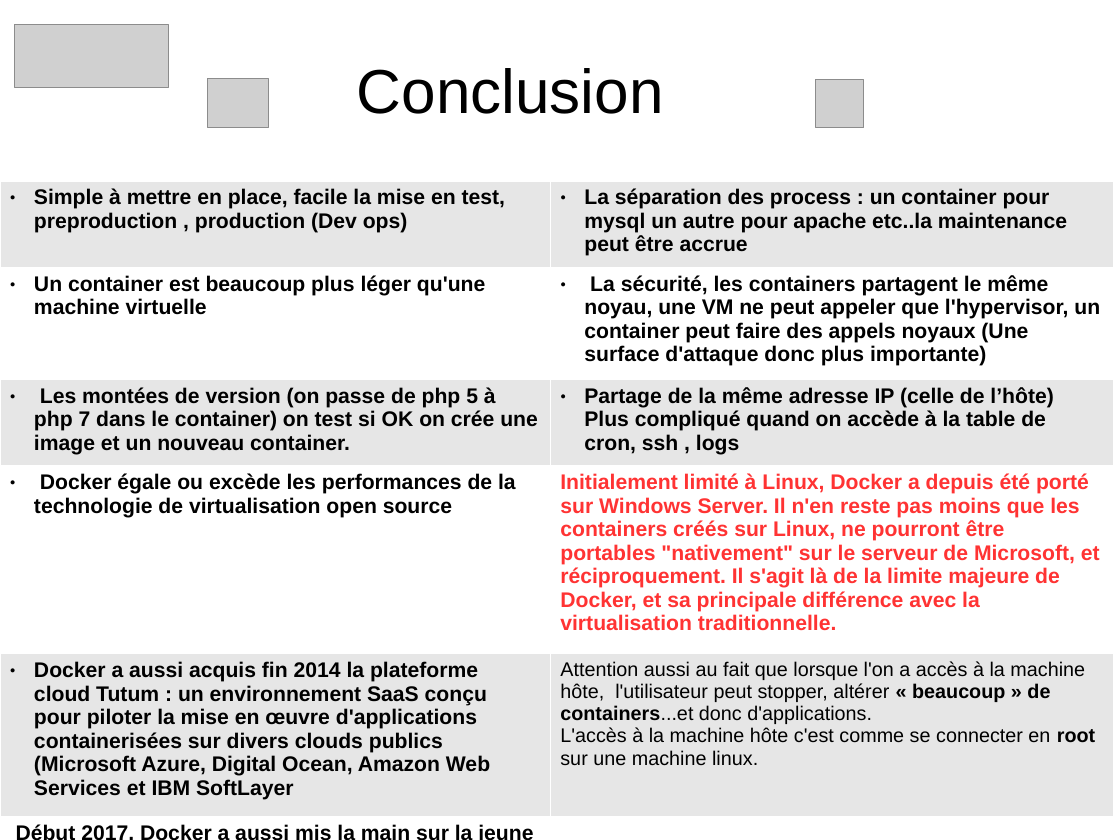
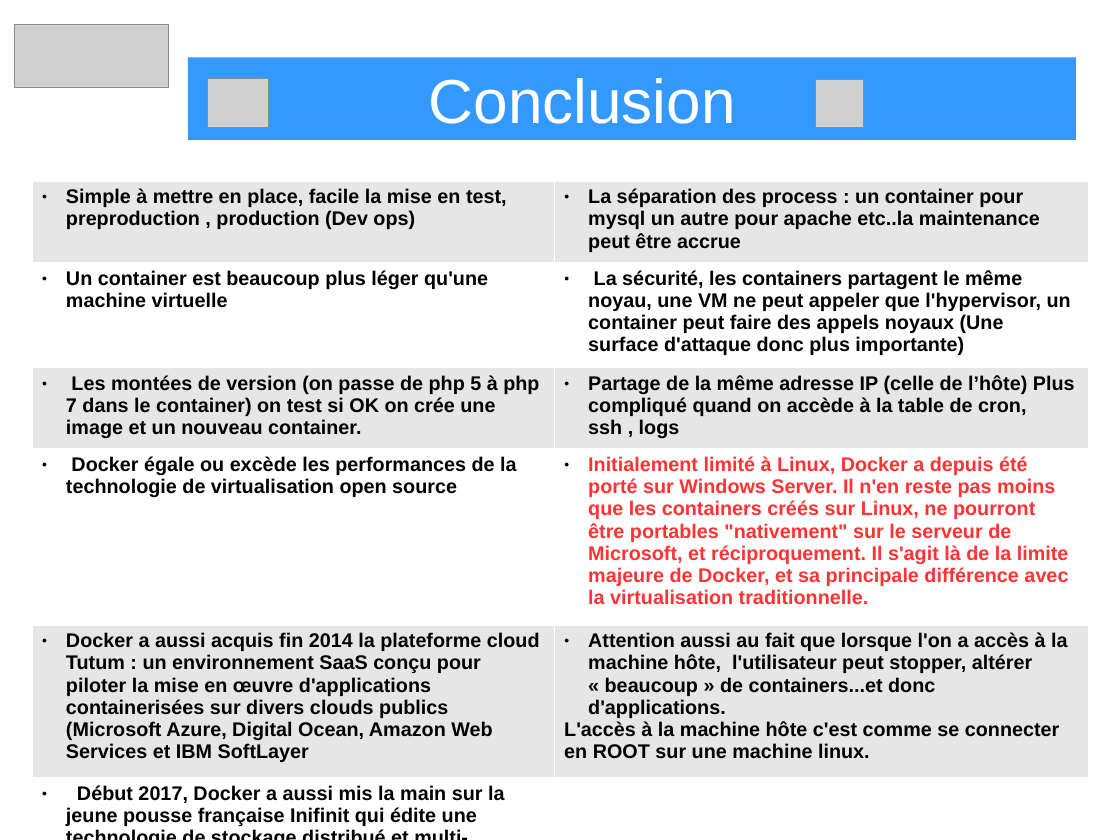
Before and after one commit to heylve/current, a slide deck: slide 17 of Rencontre_devs/docker_dev_conf_20_11_2017.odp. Drawn at 1120x840 pixels with LibreOffice and Linux fonts; fonts in the diff are those of the drawing; grey boxes stand for pictures. Boxes give left, top, right and bottom in pixels: in the first picture for what was removed or moved away, otherwise in the second. Text is boxed around its words. In the diff, an @@ line names an element or a change of style, - is before the commit and + after.

```diff
--- a/Rencontre_devs/docker_dev_conf_20_11_2017.odp
+++ b/Rencontre_devs/docker_dev_conf_20_11_2017.odp
@@ title "Conclusion" resized from (x1=357, y1=68, x2=664, y2=114) to (x1=188, y1=58, x2=1076, y2=140) @@
@@ title "Conclusion" at (x1=188, y1=58, x2=1076, y2=140): text colour #000000 to #FFFFFF; fill none to #3399FF @@
@@ table at (x1=32, y1=140, x2=1087, y2=832) @@
-row 6, column 2: Attention aussi au fait que lorsque l'on a accès à la machine hôte, l'utilisateur peut stopper, altérer « beaucoup » de containers...et donc d'applications. / L'accès à la machine hôte c'est comme se connecter en root sur une machine linux.
+row 6, column 2: Attention aussi au fait que lorsque l'on a accès à la machine hôte, l'utilisateur peut stopper, altérer « beaucoup » de containers...et donc d'applications. / L'accès à la machine hôte c'est comme se connecter en ROOT sur une machine linux.
@@ size 15 to 14 pt in "Simple à mettre en place, facile la ...", "La séparation des process : un container ...", "Un container est beaucoup plus léger qu'une ...", "La sécurité, les containers partagent le même ..." and 6 more places @@
@@ bullet none to ● @@
@@ table resized from (x1=0, y1=140, x2=1114, y2=840) to (x1=32, y1=140, x2=1087, y2=832) @@
```
Also in this commit, not shown: 16 other slides changed, 1 slide added, 1 slide removed.
